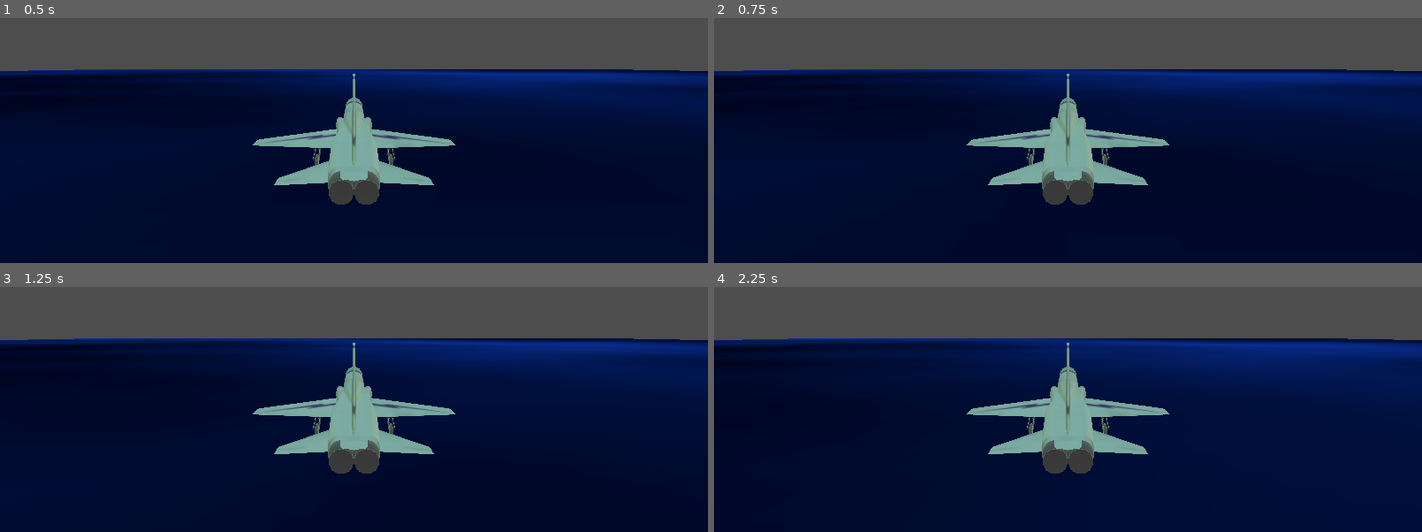
Above: before the commit, frames 1-4 (two rows, left to right).
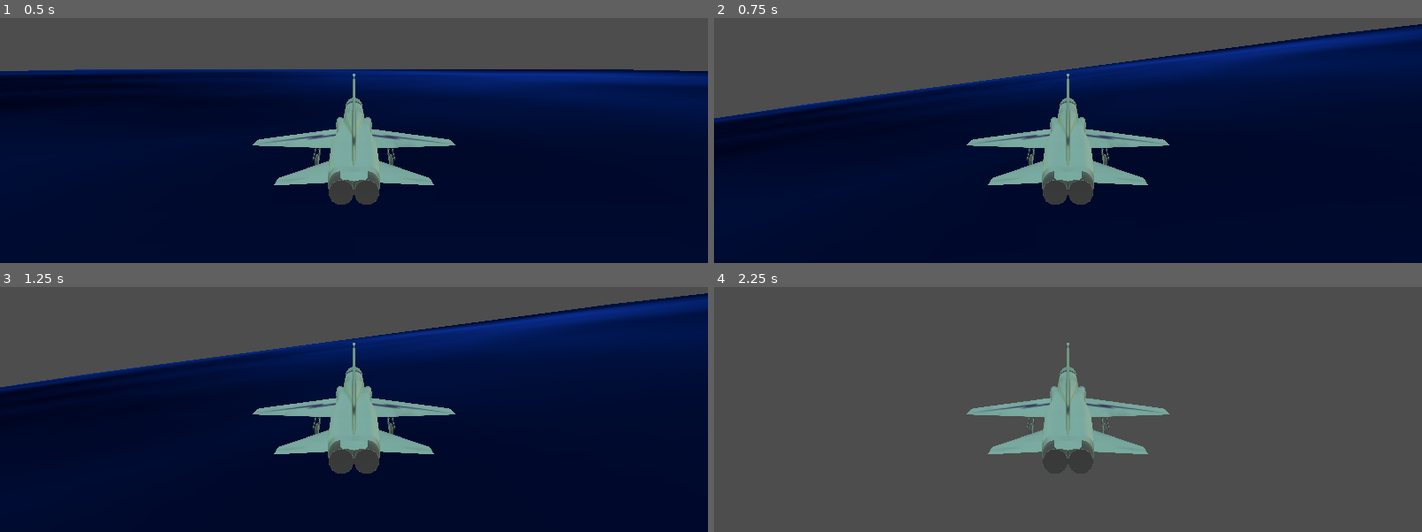
Above: after the commit, the same moments.

Repository: IanMillican/CS2053Project
Game: Godot game, scene res://jetRes/JetLvl.tscn
The game is run twice, just before and just after one commit, with the same random seed, the same clock (stepped at 60 frames per second) and the same inputs. This scene is started directly instead of the project's main scene.
Inputs:
- Up to frame 1 (0.5 s): no input
- Up to frame 2 (0.75 s): tap Enter at 0.5 s; hold Right (ui_right) from 0.53 s (still down)
- Up to frame 3 (1.25 s): keep holding Right (ui_right)
- Up to frame 4 (2.25 s): tap Space at 1.25 s; release Right (ui_right) at 1.28 s; hold Down (ui_down) 1.28-2.03 s; hold Right (ui_right) from 2.03 s (still down)

Frame 1 is identical in both runs. In frame 2, 14% of the frame differs, in the area x 0-100%, y 2-43%; in frame 3, 13%; in frame 4, 74%, in the area x 0-100%, y 20-100%.

Commit message:
Updated jet movement to use base controls rather than input map controls

Diff:
--- a/cs2053-thegame/jetRes/jet.gd
+++ b/cs2053-thegame/jetRes/jet.gd
@@ -17,42 +17,42 @@
 	vel.z += 1
 
 
-	if Input.is_action_pressed("move_left"):
+	if Input.is_action_pressed("ui_left"):
 		vel.x += 1
 		if not isRotatedLeft:
 			isRotatedLeft = true
 			transform = transform.rotated_local(Vector3.FORWARD, -25)
-	if Input.is_action_just_released("move_left"):
+	if Input.is_action_just_released("ui_left"):
 		transform = transform.rotated_local(Vector3.FORWARD, 25)
 		isRotatedLeft = false
 
 
-	if Input.is_action_pressed("move_right"):
+	if Input.is_action_pressed("ui_right"):
 		vel.x -= 1
 		if not isRotatedRight:
 			isRotatedRight = true
 			transform = transform.rotated_local(Vector3.FORWARD, 25)
-	if Input.is_action_just_released("move_right"):
+	if Input.is_action_just_released("ui_right"):
 		transform = transform.rotated_local(Vector3.FORWARD, -25)
 		isRotatedRight = false
 
 
-	if Input.is_action_pressed("move_up"):
+	if Input.is_action_pressed("ui_up"):
 		vel.y += 1
 		if not isRotatedUp:
 			isRotatedUp = true
 			transform = transform.rotated_local(Vector3.RIGHT, 25)
-	if Input.is_action_just_released("move_up"):
+	if Input.is_action_just_released("ui_up"):
 		transform = transform.rotated_local(Vector3.RIGHT, -25)
 		isRotatedUp = false
 
 
-	if Input.is_action_pressed("move_down"):
+	if Input.is_action_pressed("ui_down"):
 		vel.y -= 1
 		if not isRotatedDown:
 			isRotatedDown = true
 			transform = transform.rotated_local(Vector3.LEFT, 25)
-	if Input.is_action_just_released("move_down"):
+	if Input.is_action_just_released("ui_down"):
 		transform = transform.rotated_local(Vector3.LEFT, -25)
 		isRotatedDown = false
 
